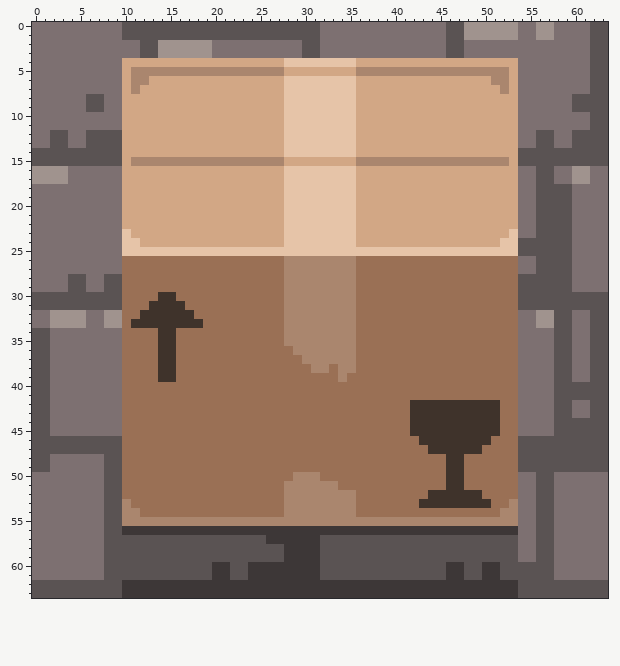
Two versions of one pixel-art sprite, russianrumble/russianrumble/resources/textures/tiles/box.png. Above is the file before it was changed.
The file is 64x64 pixels.
And afterwards:
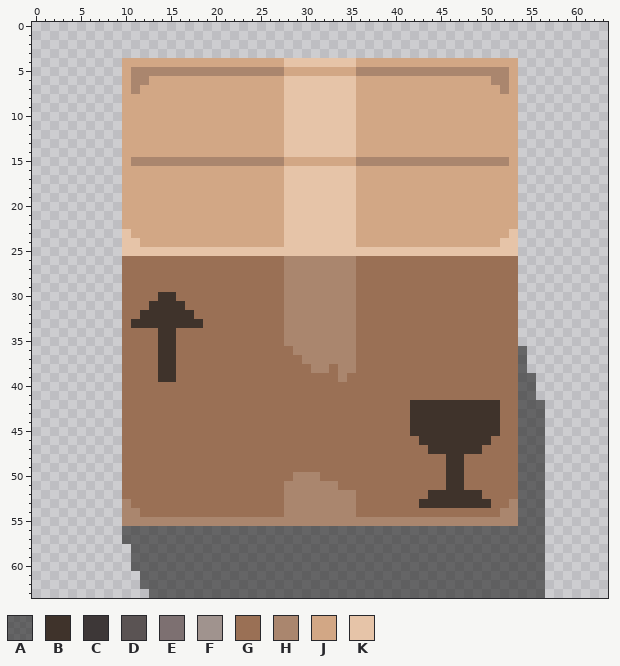
Palette (. is transparent): A #1a1a1a94  B #3f332b  C #3d3737  D #5a5353  E #7d7071  F #a0938e  G #9a7055  H #aa866e  J #d2a785  K #e6c4a8
From old to new:
Changed rows in their new state; - is an unchanged pixel.
first column x 0:
 0 ................................................................
 1 ................................................................
 2 ................................................................
 3 ................................................................
 4 ..........--------------------------------------------..........
 5 ..........--------------------------------------------..........
 6 ..........--------------------------------------------..........
 7 ..........--------------------------------------------..........
 8 ..........--------------------------------------------..........
 9 ..........--------------------------------------------..........
10 ..........--------------------------------------------..........
11 ..........--------------------------------------------..........
12 ..........--------------------------------------------..........
13 ..........--------------------------------------------..........
14 ..........--------------------------------------------..........
15 ..........--------------------------------------------..........
16 ..........--------------------------------------------..........
17 ..........--------------------------------------------..........
18 ..........--------------------------------------------..........
19 ..........--------------------------------------------..........
20 ..........--------------------------------------------..........
21 ..........--------------------------------------------..........
22 ..........--------------------------------------------..........
23 ..........--------------------------------------------..........
24 ..........--------------------------------------------..........
25 ..........--------------------------------------------..........
26 ..........--------------------------------------------..........
27 ..........--------------------------------------------..........
28 ..........--------------------------------------------..........
29 ..........--------------------------------------------..........
30 ..........--------------------------------------------..........
31 ..........--------------------------------------------..........
32 ..........--------------------------------------------..........
33 ..........--------------------------------------------..........
34 ..........--------------------------------------------..........
35 ..........--------------------------------------------..........
36 ..........--------------------------------------------A.........
37 ..........--------------------------------------------A.........
38 ..........--------------------------------------------A.........
39 ..........--------------------------------------------AA........
40 ..........--------------------------------------------AA........
41 ..........--------------------------------------------AA........
42 ..........--------------------------------------------AAA.......
43 ..........--------------------------------------------AAA.......
44 ..........--------------------------------------------AAA.......
45 ..........--------------------------------------------AAA.......
46 ..........--------------------------------------------AAA.......
47 ..........--------------------------------------------AAA.......
48 ..........--------------------------------------------AAA.......
49 ..........--------------------------------------------AAA.......
50 ..........--------------------------------------------AAA.......
51 ..........--------------------------------------------AAA.......
52 ..........--------------------------------------------AAA.......
53 ..........--------------------------------------------AAA.......
54 ..........--------------------------------------------AAA.......
55 ..........--------------------------------------------AAA.......
56 ..........AAAAAAAAAAAAAAAAAAAAAAAAAAAAAAAAAAAAAAAAAAAAAAA.......
57 ..........AAAAAAAAAAAAAAAAAAAAAAAAAAAAAAAAAAAAAAAAAAAAAAA.......
58 ...........AAAAAAAAAAAAAAAAAAAAAAAAAAAAAAAAAAAAAAAAAAAAAA.......
59 ...........AAAAAAAAAAAAAAAAAAAAAAAAAAAAAAAAAAAAAAAAAAAAAA.......
60 ...........AAAAAAAAAAAAAAAAAAAAAAAAAAAAAAAAAAAAAAAAAAAAAA.......
61 ............AAAAAAAAAAAAAAAAAAAAAAAAAAAAAAAAAAAAAAAAAAAAA.......
62 ............AAAAAAAAAAAAAAAAAAAAAAAAAAAAAAAAAAAAAAAAAAAAA.......
63 .............AAAAAAAAAAAAAAAAAAAAAAAAAAAAAAAAAAAAAAAAAAAA.......
Pixel boxes of the changes (left, top, right, bottom) in both pictures:
changed: (32, 22, 608, 598)
